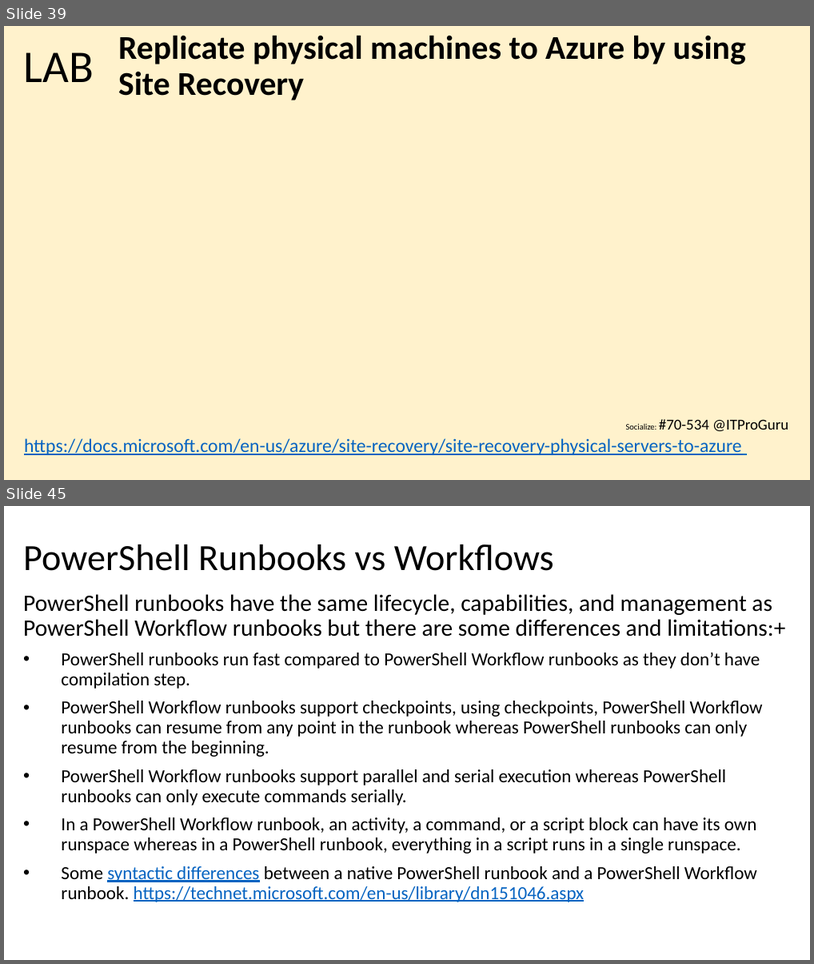
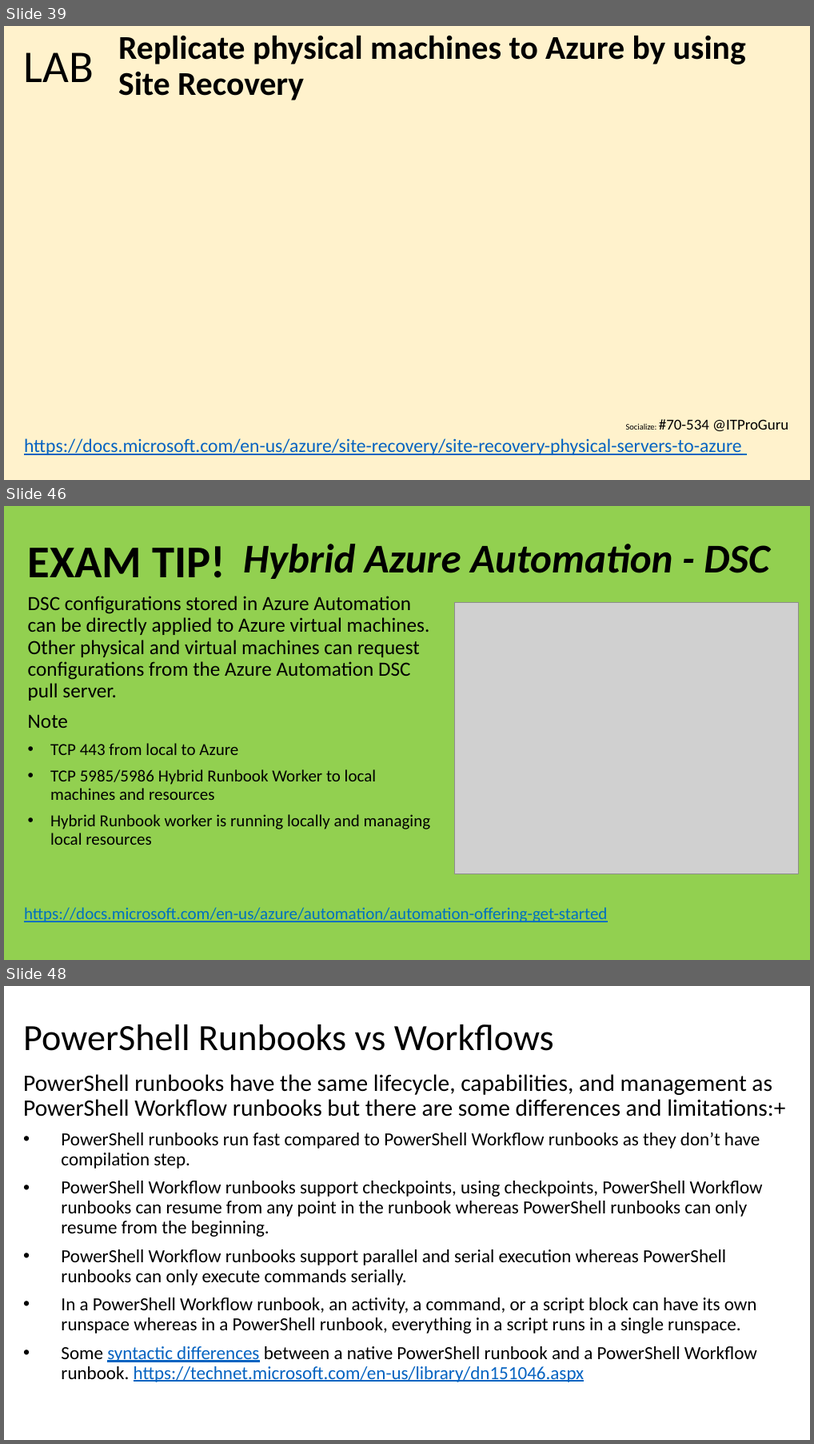
Before and after one commit to dstolts/70-534, a slide deck: Presentations/70-534 6-Monitoring-Dan (.2.3.5).pptx. Shown one above the other, each under a label of ours: slides 39 and 45 before the commit, slides 39, 46 and 48 after it; the slides between them are not shown. The pictures are 814x964 and 814x1444 pixels, drawn with LibreOffice and Linux fonts; fonts in the diff are those of the drawing; grey boxes stand for pictures. Boxes give left, top, right and bottom in pixels: in the first picture for what was removed or moved away, otherwise in the second. Text is boxed around its words. In the diff, an @@ line names an element or a change of style, - is before the commit and + after.

```diff
--- a/Presentations/70-534 6-Monitoring-Dan (.2.3.5).pptx
+++ b/Presentations/70-534 6-Monitoring-Dan (.2.3.5).pptx
@@ slide 46 added at [4, 506, 810, 960], background #92D050 @@
@@ text added at [28, 546, 226, 578], 54 pt, text #000000, bold @@
+EXAM TIP!
@@ title added at [243, 544, 770, 579], 48.6 pt, text #000000, bold, italic @@
+Hybrid Azure Automation - DSC
@@ text added at [28, 596, 431, 844], 24 pt, text #000000 @@
+DSC configurations stored in Azure Automation can be directly applied to Azure virtual machines. Other physical and virtual machines can request configurations from the Azure Automation DSC pull server.
+Note
+• TCP 443 from local to Azure
+• TCP 5985/5986 Hybrid Runbook Worker to local machines and resources
+• Hybrid Runbook worker is running locally and managing local resources
@@ picture added at [454, 602, 799, 874] @@
@@ text added at [24, 907, 608, 922], 20 pt, text #0070C0, underline @@
+https://docs.microsoft.com/en-us/azure/automation/automation-offering-get-started
@@ what was slide 45 is now slide 48 @@
```
Also in this commit, not shown: 4 slides changed, 2 other slides added, 6 other files.
